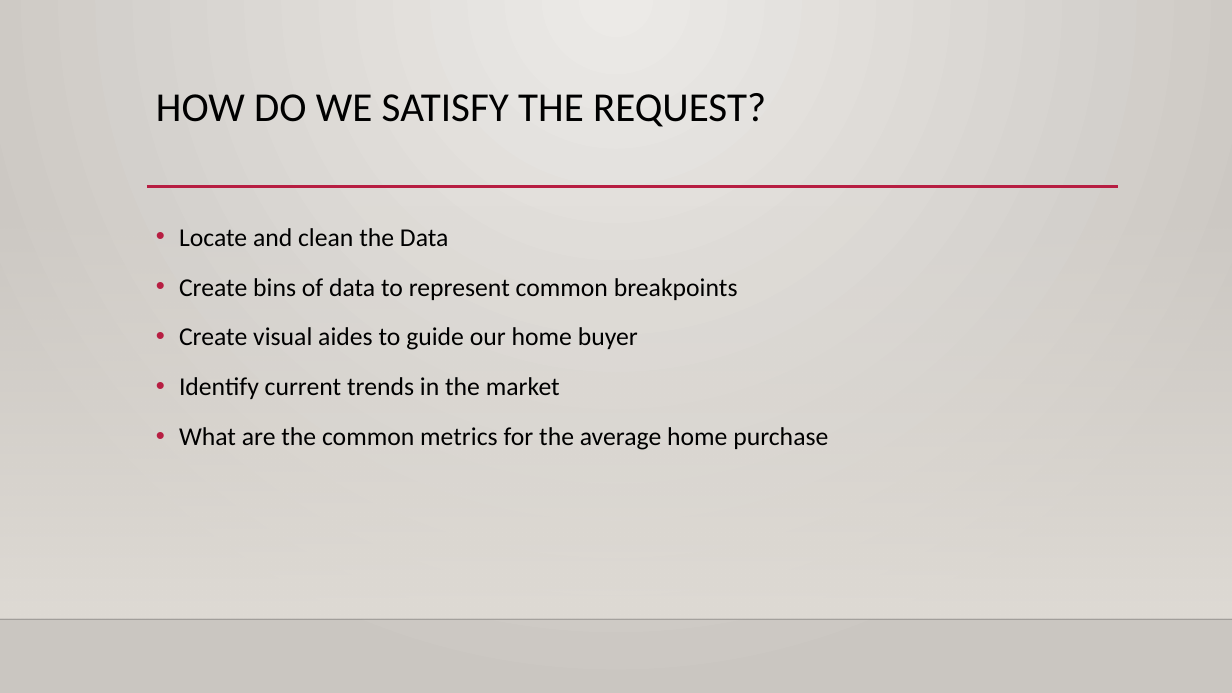
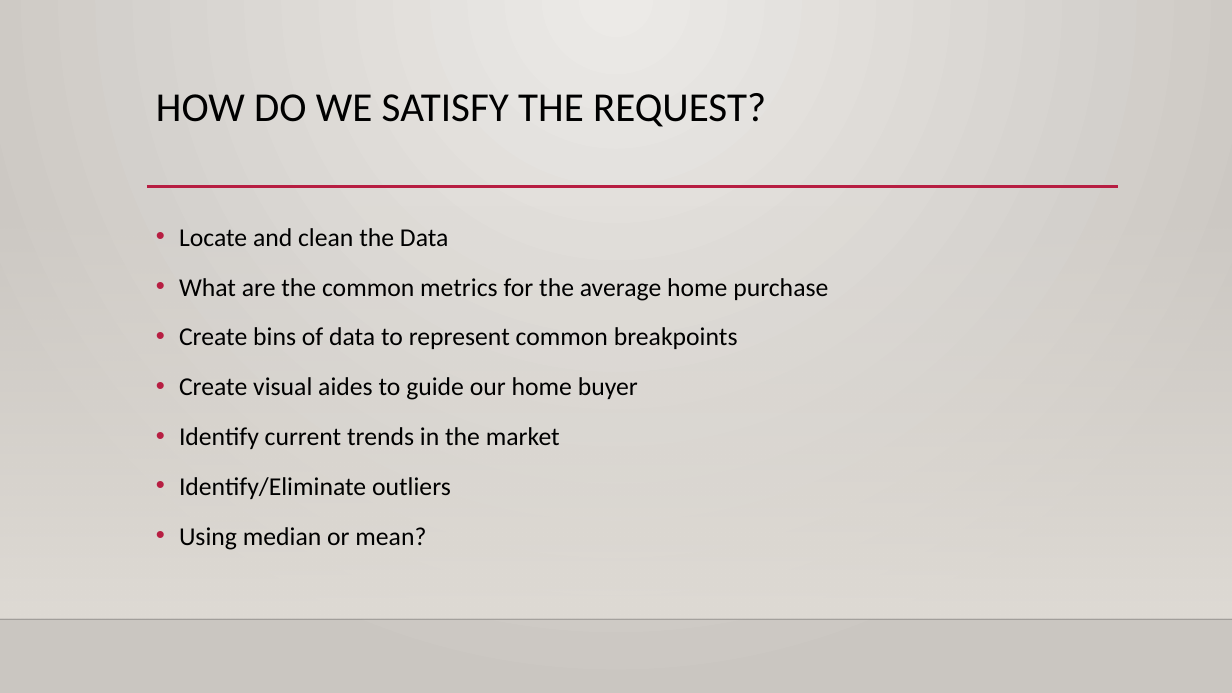
Before and after one commit to scavazos4/Project_One, a slide deck: slide 3 of Sacramento Real Estate.pptx. Drawn at 1232x693 pixels with LibreOffice and Linux fonts; fonts in the diff are those of the drawing; background and template pictures are left out. Boxes give left, top, right and bottom in pixels: in the first picture for what was removed or moved away, otherwise in the second. Text is boxed around its words. In the diff, an @@ line names an element or a change of style, - is before the commit and + after.

```diff
--- a/Sacramento Real Estate.pptx
+++ b/Sacramento Real Estate.pptx
@@ text at box(179, 278, 828, 301): paragraph added @@
+• What are the common metrics for the average home purchase
@@ text at box(179, 477, 451, 550): text changed @@
-• What are the common metrics for the average home purchase
+• Identify/Eliminate outliers
+• Using median or mean?
```
Also in this commit, not shown: 1 other slide changed, 1 slide removed, 1 other file.
